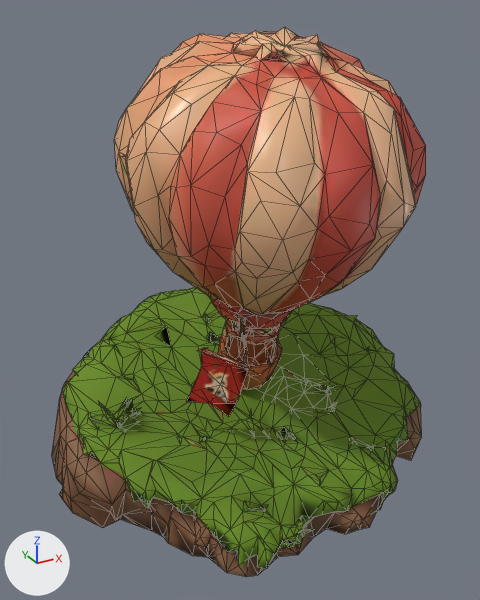
The glTF model public/models/balloon.glb, before and after one commit.
Before and after are seen from a camera (50 mm lens) standing at (-0.684, -1.228, 1.012) and looking at (-0.021, -0.021, 0.409). Lighting does not change. The marker at lower left points along +X, +Y and +Z. The first picture is the older version. Mesh edges are drawn as thin lines. Where no turn or scale is listed for an object, it has been applied to the vertices. Vertices at exactly the same position are counted once.

In view in the first picture: 'tripo_node_53ce088d-d594-46ed-a58b-c4d18f226e1b'.
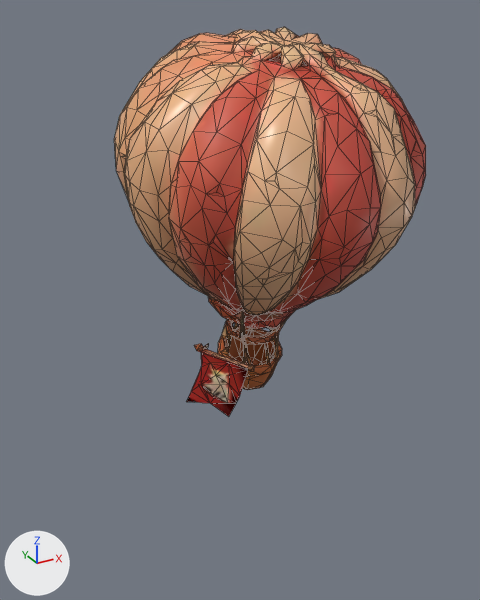
Where the newer file only moved an object's origin or applied its transform, the numbers keep the older frame.

What differs and where, as boxes [x1, y1, x2, y2] in the pictures (480 x 600 px):
'tripo_node_53ce088d-d594-46ed-a58b-c4d18f226e1b', reshaped (17% narrower, 29% shorter): before [52, 27, 426, 577]; after [114, 27, 426, 416]
part 1 of me_meshes_0, deleted (green): before [52, 287, 422, 577]
part 2 of me_meshes_0, built on: before [240, 172, 300, 240]; after [114, 27, 426, 403]

Diff of the bpy script that builds the scene:
```diff
--- a/public/models/balloon.glb.py
+++ b/public/models/balloon.glb.py
@@ me_meshes_0 @@
 # used by ob_tripo_node_53ce088d_d594_46ed_a58b_c4d18f226e1b; location = (0.0, 0.008, 0.491)
-me_meshes_0.from_pydata(...)  # 1391 vertices, 2855 faces; spans x -0.463..0.463, y -0.423..0.423, z -0.49..0.49
+me_meshes_0.from_pydata(...)  # 1200 vertices, 2489 faces; spans x -0.296..0.294, y -0.411..0.173, z -0.299..0.49
+# me_meshes_0 part 1: the loose piece of 822 vertices spanning x -0.463..0.463, y -0.423..0.423, z -0.49..-0.185 is deleted
+# me_meshes_0 part 2: 1 vertex removed from x -0.161, y -0.353, z 0.243; 632 vertices added at x -0.294..0.288, y -0.411..0.173, z -0.292..0.486
 me_meshes_0.materials.append(mat_tripo_material_53ce088d_d594_46ed_a58b_c4d18f226e1b)
```
